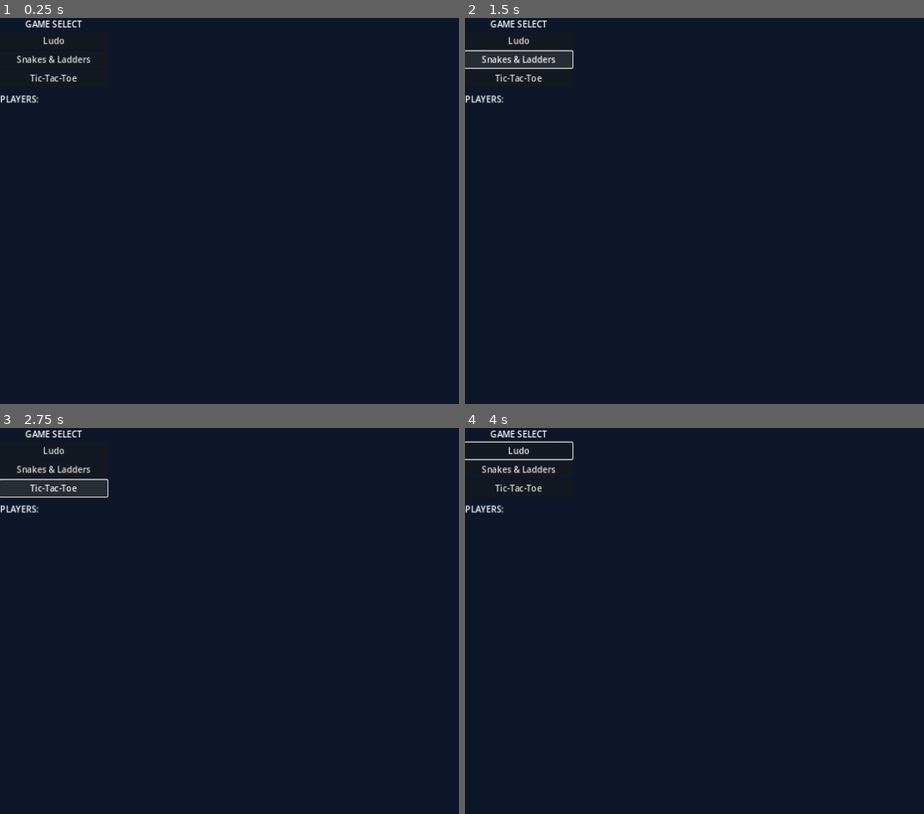
Above: before the commit, frames 1-4 (two rows, left to right).
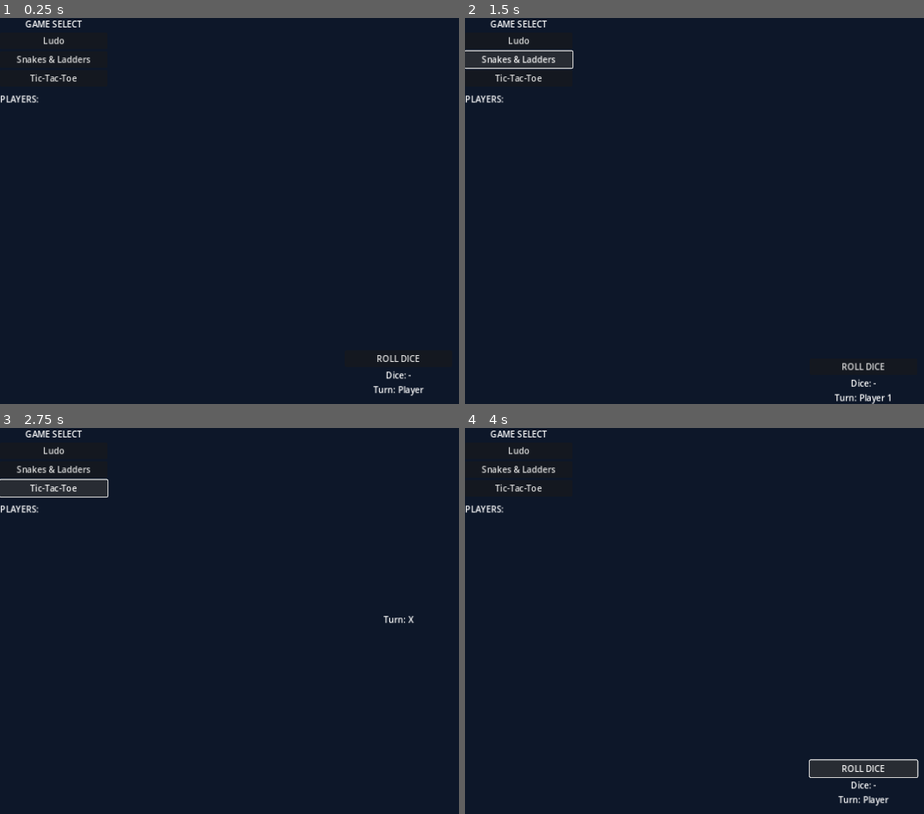
Above: after the commit, the same moments.

Repository: johnicjio/retroverse-godot
Game: Godot game, scene res://scenes/game_lobby.tscn
Same seed, same stepped clock (60 frames per second), same inputs: the game is played once before the commit and once after it. This scene is started directly instead of the project's main scene.
Inputs (mouse positions are in pixels of both pictures, inside the frame that each line leads up to):
- Up to frame 1 (0.25 s): no input
- Up to frame 2 (1.5 s): click "Ludo" at 0.5 s; click "Snakes & Ladders" at 1.25 s
- Up to frame 3 (2.75 s): click "Tic-Tac-Toe" at 2 s
- Up to frame 4 (4 s): click "Ludo" at 2.75 s; click (864, 767) at 3.5 s, where only the run after the commit has a clickable "ROLL DICE"

The runs differ from the first frame. In frame 1, 0.3% of the frame differs, in the area x 81-93%, y 87-98%; in frame 2, 0.3%; in frame 3, less than 0.1%; in frame 4, 1.6%, in the area x 0-99%, y 3-98%.
Error before the commit: Parse Error: Identifier "Global" not declared in the current scope. (res://scripts/game_lobby.gd:19)
Error after the commit: Invalid access to property or key 'dice_rolled' on a base object of type 'null instance'. (res://scripts/ludo_board.gd:18)

Commit message:
Complete Godot project: TTT board with 3x3 grid and minimax bot integration, updated project.godot with autoload config and main scene, comprehensive README with setup instructions and architecture

Diff:
--- /dev/null
+++ b/icon.svg
@@ -0,0 +1,5 @@
+<svg width="128" height="128" xmlns="http://www.w3.org/2000/svg">
+  <rect width="128" height="128" fill="#0d1729"/>
+  <circle cx="64" cy="64" r="40" fill="#22d3ee"/>
+  <text x="64" y="75" font-size="48" fill="#0d1729" text-anchor="middle" font-family="sans-serif" font-weight="bold">R</text>
+</svg>
--- a/project.godot
+++ b/project.godot
@@ -10,26 +10,22 @@
 
 [application]
 
-config/name="Retroverse Arcade"
-config/description="Multiplayer board games - Ludo, Snakes & Ladders, Tic-Tac-Toe"
-run/main_scene="res://scenes/MainMenu.tscn"
-config/features=PackedStringArray("4.3", "GL Compatibility")
+config/name="Retroverse Board Games"
+run/main_scene="res://scenes/main_menu.tscn"
+config/features=PackedStringArray("4.3", "Forward Plus")
 config/icon="res://icon.svg"
+
+[autoload]
+
+Global="*res://autoload/global.gd"
 
 [display]
 
 window/size/viewport_width=1280
 window/size/viewport_height=720
-window/size/resizable=true
 window/stretch/mode="canvas_items"
-window/stretch/aspect="expand"
 
 [rendering]
 
-renderer/rendering_method="gl_compatibility"
-renderer/rendering_method.mobile="gl_compatibility"
-environment/defaults/default_clear_color=Color(0.05, 0.05, 0.1, 1)
-
-[network]
-
-multiplayer/max_peers=4
+renderer/rendering_method="forward_plus"
+textures/vram_compression/import_etc2_astc=true
--- /dev/null
+++ b/scenes/ttt_board.tscn
@@ -0,0 +1,28 @@
+[gd_scene load_steps=2 format=3 uid="uid://ttt_board"]
+
+[ext_resource type="Script" path="res://scripts/ttt_board.gd" id="1"]
+
+[node name="TTTBoard" type="Control"]
+layout_mode = 3
+anchors_preset = 15
+anchor_right = 1.0
+anchor_bottom = 1.0
+script = ExtResource("1")
+
+[node name="CenterContainer" type="CenterContainer" parent="."]
+layout_mode = 1
+anchors_preset = 15
+anchor_right = 1.0
+anchor_bottom = 1.0
+
+[node name="VBoxContainer" type="VBoxContainer" parent="CenterContainer"]
+layout_mode = 2
+
+[node name="TurnLabel" type="Label" parent="CenterContainer/VBoxContainer"]
+layout_mode = 2
+text = "Turn: X"
+horizontal_alignment = 1
+
+[node name="GridContainer" type="GridContainer" parent="CenterContainer/VBoxContainer"]
+layout_mode = 2
+columns = 3
--- /dev/null
+++ b/scripts/ttt_board.gd
@@ -0,0 +1,61 @@
+extends Control
+
+const CELL_SIZE = 100
+
+var ttt_engine: TTTEngine
+var cell_buttons: Array = []
+
+@onready var grid_container = $CenterContainer/VBoxContainer/GridContainer
+@onready var turn_label = $CenterContainer/VBoxContainer/TurnLabel
+
+func _ready():
+	ttt_engine = get_node("/root/GameState/TTTEngine")
+
+	ttt_engine.mark_placed.connect(_on_mark_placed)
+	ttt_engine.game_over.connect(_on_game_over)
+
+	_create_board()
+	update_turn_label()
+
+func _create_board():
+	for i in range(9):
+		var button = Button.new()
+		button.custom_minimum_size = Vector2(CELL_SIZE, CELL_SIZE)
+		button.text = ""
+		button.add_theme_font_size_override("font_size", 48)
+
+		var cell_index = i
+		button.pressed.connect(func(): _on_cell_pressed(cell_index))
+
+		cell_buttons.append(button)
+		grid_container.add_child(button)
+
+func _on_cell_pressed(index: int):
+	if Global.is_host:
+		if ttt_engine.current_turn == "X":
+			ttt_engine.place_mark(index)
+
+func _on_mark_placed(index: int, mark: String):
+	cell_buttons[index].text = mark
+	cell_buttons[index].disabled = true
+
+	update_turn_label()
+
+func _on_game_over(winner_mark: String):
+	if winner_mark == "DRAW":
+		turn_label.text = "DRAW!"
+	else:
+		turn_label.text = winner_mark + " WINS!"
+
+	# Disable all cells
+	for button in cell_buttons:
+		button.disabled = true
+
+	# Highlight winning line
+	if ttt_engine.winning_line.size() > 0:
+		for idx in ttt_engine.winning_line:
+			cell_buttons[idx].modulate = Color(0.5, 1, 0.5)
+
+func update_turn_label():
+	if ttt_engine.winner == "":
+		turn_label.text = "Turn: " + ttt_engine.current_turn
Not shown, changed: README.md
